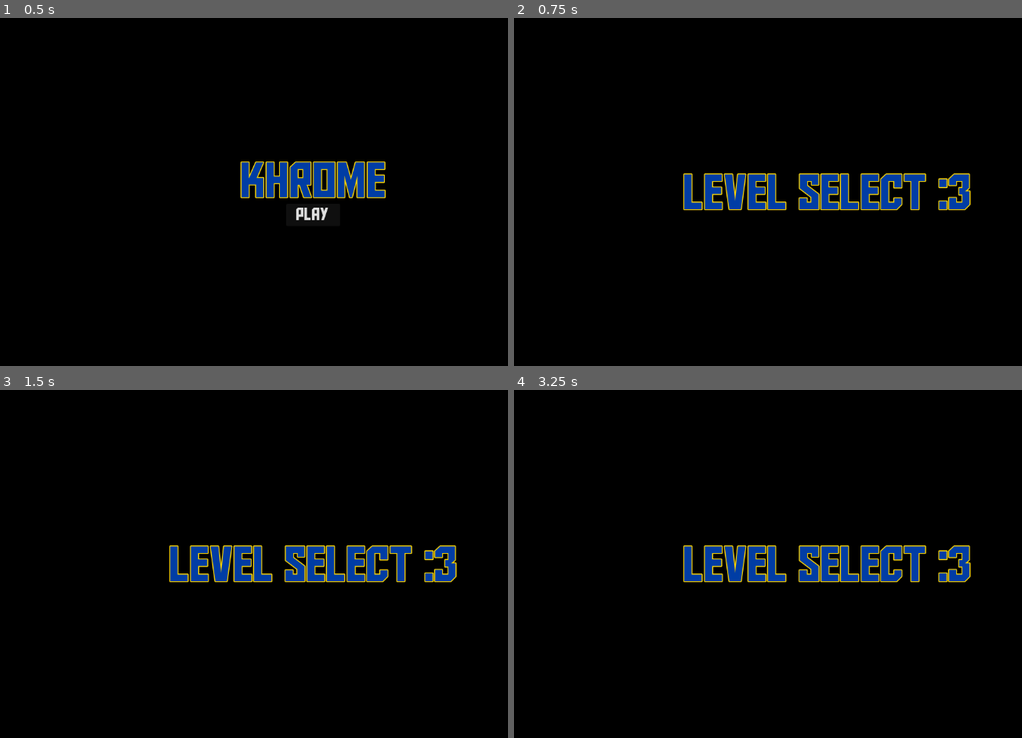
Above: before the commit, frames 1-4 (two rows, left to right).
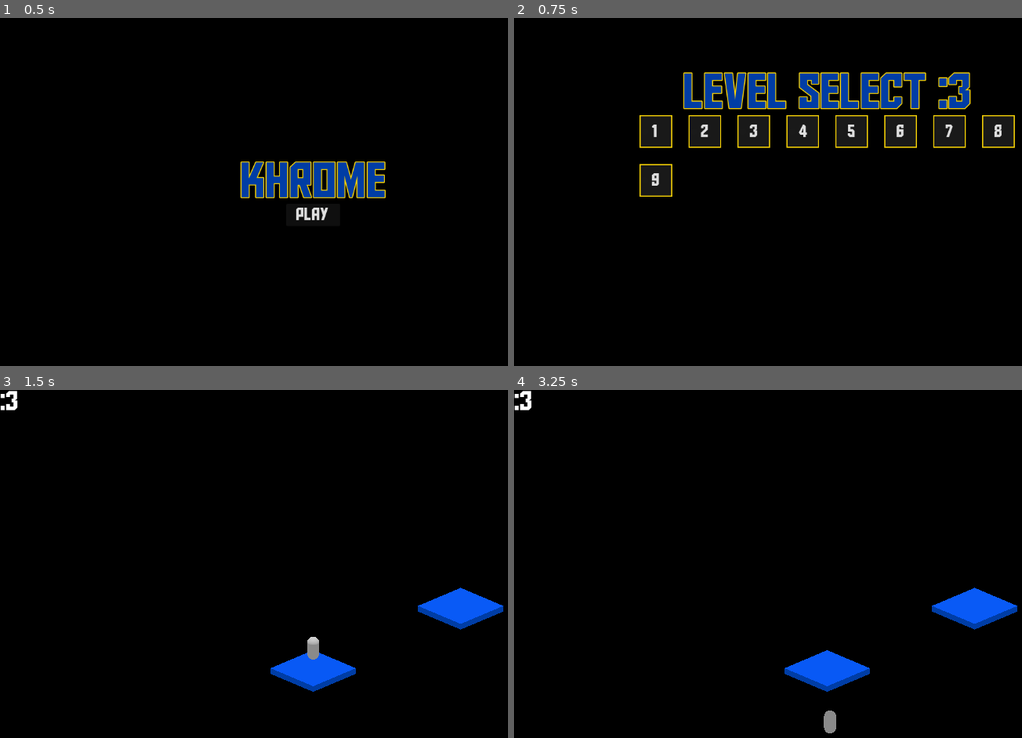
Above: after the commit, the same moments.

Repository: xelphyr/khrome
Game: Godot game, scene res://scenes/game.tscn
The game is run twice, just before and just after one commit, with the same random seed, the same clock (stepped at 60 frames per second) and the same inputs.
Inputs (mouse positions are in pixels of both pictures, inside the frame that each line leads up to):
- Up to frame 1 (0.5 s): no input
- Up to frame 2 (0.75 s): click "PLAY" at 0.5 s
- Up to frame 3 (1.5 s): click (142, 504) at 1.25 s, where only the run after the commit has a clickable "1"
- Up to frame 4 (3.25 s): tap Enter at 2 s; tap E (switch) at 2.1, 3.05 s; tap Space (jump) at 2.27, 2.75, 3.02 s; tap W (move_x+) at 2.85 s

Frame 1 is identical in both runs. In frame 2, 14% of the frame differs, in the area x 24-99%, y 15-56%; in frame 3, 6.7%; in frame 4, 6.7%.

Commit message:
Worked more on UI, adding a game ui, level selection ui, and their logic.

Diff:
--- a/assets/mats/gold.tres
+++ b/assets/mats/gold.tres
@@ -2,8 +2,5 @@
 
 [resource]
 albedo_color = Color(1, 0.84313726, 0, 1)
-metallic = 1.0
-metallic_specular = 1.0
-clearcoat_enabled = true
 clearcoat = 0.73
 clearcoat_roughness = 0.35
--- /dev/null
+++ b/assets/themes/level_select_button.tres
@@ -0,0 +1,30 @@
+[gd_resource type="Theme" load_steps=4 format=3 uid="uid://64swlkl603eh"]
+
+[sub_resource type="StyleBoxFlat" id="StyleBoxFlat_d0axt"]
+bg_color = Color(0.3217281, 0.32172793, 0.32172796, 1)
+border_width_left = 2
+border_width_top = 2
+border_width_right = 2
+border_width_bottom = 2
+border_color = Color(0.9607843, 0.81960785, 0.023529412, 1)
+
+[sub_resource type="StyleBoxFlat" id="StyleBoxFlat_qrhh3"]
+bg_color = Color(0.099985994, 0.09998601, 0.099985965, 1)
+border_width_left = 2
+border_width_top = 2
+border_width_right = 2
+border_width_bottom = 2
+border_color = Color(0.9607843, 0.81960785, 0.023529412, 1)
+
+[sub_resource type="StyleBoxFlat" id="StyleBoxFlat_m2ynr"]
+bg_color = Color(0.021434654, 0.021434627, 0.021434633, 1)
+border_width_left = 2
+border_width_top = 2
+border_width_right = 2
+border_width_bottom = 2
+border_color = Color(0.9607843, 0.81960785, 0.023529412, 1)
+
+[resource]
+Button/styles/hover = SubResource("StyleBoxFlat_d0axt")
+Button/styles/normal = SubResource("StyleBoxFlat_qrhh3")
+Button/styles/pressed = SubResource("StyleBoxFlat_m2ynr")
--- /dev/null
+++ b/misc/level_selection.tres
@@ -0,0 +1,3 @@
+[gd_resource type="ButtonGroup" format=3 uid="uid://dwjw0kphprbi3"]
+
+[resource]
--- a/project.godot
+++ b/project.godot
@@ -64,8 +64,3 @@
 "events": [Object(InputEventKey,"resource_local_to_scene":false,"resource_name":"","device":-1,"window_id":0,"alt_press …(192 unchanged characters)…
 ]
 }
-
-[rendering]
-
-renderer/rendering_method="gl_compatibility"
-renderer/rendering_method.mobile="gl_compatibility"
--- a/scenes/levels/1.tscn
+++ b/scenes/levels/1.tscn
@@ -6,7 +6,12 @@
 [ext_resource type="PackedScene" uid="uid://21qdq5puygj" path="res://scenes/obstacles/platform_gold.tscn" id="3_lnu2h"]
 [ext_resource type="Script" uid="uid://bqg1phvs0djqm" path="res://scripts/camera.gd" id="4_p57ef"]
 
-[node name="Node3D" type="Node3D"]
+[sub_resource type="Environment" id="Environment_0absb"]
+background_mode = 1
+ambient_light_source = 2
+ambient_light_color = Color(1, 1, 1, 1)
+
+[node name="1" type="Node3D"]
 
 [node name="Player" parent="." instance=ExtResource("1_yqjtg")]
 
@@ -19,6 +24,7 @@
 [node name="Camera3D" parent="." instance=ExtResource("3_iywne")]
 transform = Transform3D(0.7071067, -0.2988362, 0.64085627, 0, 0.9063077, 0.42261824, -0.7071067, -0.2988362, 0.64085627, 50, 40.333, 50)
 cull_mask = 1047553
+environment = SubResource("Environment_0absb")
 script = ExtResource("4_p57ef")
 
 [node name="Sun" type="DirectionalLight3D" parent="."]
--- /dev/null
+++ b/scenes/ui/game.tscn
@@ -0,0 +1,16 @@
+[gd_scene format=3 uid="uid://di1ph75gpn1l"]
+
+[node name="GameMenu" type="Control"]
+layout_mode = 3
+anchors_preset = 15
+anchor_right = 1.0
+anchor_bottom = 1.0
+grow_horizontal = 2
+grow_vertical = 2
+
+[node name="Label" type="Label" parent="."]
+layout_mode = 0
+offset_right = 40.0
+offset_bottom = 14.0
+theme_override_font_sizes/font_size = 50
+text = ":3"
--- a/scenes/ui/level_select.tscn
+++ b/scenes/ui/level_select.tscn
@@ -1,4 +1,7 @@
-[gd_scene load_steps=3 format=3 uid="uid://bg6kthv7k7egy"]
+[gd_scene load_steps=5 format=3 uid="uid://bg6kthv7k7egy"]
+
+[ext_resource type="Script" uid="uid://dwirww2e32fhl" path="res://scripts/level_select_handler.gd" id="1_l0h45"]
+[ext_resource type="Theme" uid="uid://64swlkl603eh" path="res://assets/themes/level_select_button.tres" id="1_x15a5"]
 
 [sub_resource type="StyleBoxFlat" id="StyleBoxFlat_gugsm"]
 bg_color = Color(0, 0, 0, 1)
@@ -16,6 +19,7 @@
 anchor_bottom = 1.0
 grow_horizontal = 2
 grow_vertical = 2
+script = ExtResource("1_l0h45")
 
 [node name="PanelContainer" type="PanelContainer" parent="."]
 layout_mode = 1
@@ -42,3 +46,74 @@
 size_flags_horizontal = 4
 theme = SubResource("Theme_gugsm")
 text = "LEVEL SELECT :3"
+
+[node name="ButtonGrid" type="GridContainer" parent="PanelContainer/MarginContainer/VBoxContainer"]
+layout_mode = 2
+size_flags_horizontal = 4
+size_flags_vertical = 3
+theme_override_constants/h_separation = 30
+theme_override_constants/v_separation = 30
+columns = 8
+
+[node name="1" type="CheckBox" parent="PanelContainer/MarginContainer/VBoxContainer/ButtonGrid"]
+custom_minimum_size = Vector2(60, 60)
+layout_mode = 2
+theme = ExtResource("1_x15a5")
+theme_override_font_sizes/font_size = 32
+text = "1"
+
+[node name="2" type="CheckBox" parent="PanelContainer/MarginContainer/VBoxContainer/ButtonGrid"]
+custom_minimum_size = Vector2(60, 60)
+layout_mode = 2
+theme = ExtResource("1_x15a5")
+theme_override_font_sizes/font_size = 32
+text = "2"
+
+[node name="3" type="CheckBox" parent="PanelContainer/MarginContainer/VBoxContainer/ButtonGrid"]
+custom_minimum_size = Vector2(60, 60)
+layout_mode = 2
+theme = ExtResource("1_x15a5")
+theme_override_font_sizes/font_size = 32
+text = "3"
+
+[node name="4" type="CheckBox" parent="PanelContainer/MarginContainer/VBoxContainer/ButtonGrid"]
+custom_minimum_size = Vector2(60, 60)
+layout_mode = 2
+theme = ExtResource("1_x15a5")
+theme_override_font_sizes/font_size = 32
+text = "4"
+
+[node name="5" type="CheckBox" parent="PanelContainer/MarginContainer/VBoxContainer/ButtonGrid"]
+custom_minimum_size = Vector2(60, 60)
+layout_mode = 2
+theme = ExtResource("1_x15a5")
+theme_override_font_sizes/font_size = 32
+text = "5"
+
+[node name="6" type="CheckBox" parent="PanelContainer/MarginContainer/VBoxContainer/ButtonGrid"]
+custom_minimum_size = Vector2(60, 60)
+layout_mode = 2
+theme = ExtResource("1_x15a5")
+theme_override_font_sizes/font_size = 32
+text = "6"
+
+[node name="7" type="CheckBox" parent="PanelContainer/MarginContainer/VBoxContainer/ButtonGrid"]
+custom_minimum_size = Vector2(60, 60)
+layout_mode = 2
+theme = ExtResource("1_x15a5")
+theme_override_font_sizes/font_size = 32
+text = "7"
+
+[node name="8" type="CheckBox" parent="PanelContainer/MarginContainer/VBoxContainer/ButtonGrid"]
+custom_minimum_size = Vector2(60, 60)
+layout_mode = 2
+theme = ExtResource("1_x15a5")
+theme_override_font_sizes/font_size = 32
+text = "8"
+
+[node name="9" type="CheckBox" parent="PanelContainer/MarginContainer/VBoxContainer/ButtonGrid"]
+custom_minimum_size = Vector2(60, 60)
+layout_mode = 2
+theme = ExtResource("1_x15a5")
+theme_override_font_sizes/font_size = 32
+text = "9"
--- a/scenes/ui_manager.tscn
+++ b/scenes/ui_manager.tscn
@@ -1,10 +1,12 @@
-[gd_scene load_steps=4 format=3 uid="uid://kg2op7xdq4ut"]
+[gd_scene load_steps=5 format=3 uid="uid://kg2op7xdq4ut"]
 
 [ext_resource type="Script" uid="uid://c2dxk08iuoorv" path="res://scripts/ui_manager.gd" id="1_rwj1f"]
 [ext_resource type="PackedScene" uid="uid://ddpnf43bo8a5j" path="res://scenes/ui/splash_screen.tscn" id="2_iku3t"]
 [ext_resource type="PackedScene" uid="uid://bg6kthv7k7egy" path="res://scenes/ui/level_select.tscn" id="3_reske"]
+[ext_resource type="PackedScene" uid="uid://di1ph75gpn1l" path="res://scenes/ui/game.tscn" id="4_j2mt3"]
 
 [node name="UIManager" type="CanvasLayer"]
 script = ExtResource("1_rwj1f")
 splash = ExtResource("2_iku3t")
 level_select = ExtResource("3_reske")
+game = ExtResource("4_j2mt3")
--- a/scripts/event_bus.gd
+++ b/scripts/event_bus.gd
@@ -1,7 +1,7 @@
 extends Node
 
 signal play
-signal level_selected
+signal level_selected(level: int)
 
-
+## Gameplay: Switch between the blue and gold states.
 signal switch_to(state: int)
--- a/scripts/game_manager.gd
+++ b/scripts/game_manager.gd
@@ -1,8 +1,18 @@
 extends Node
 
 @export var curr_state : int = 1
+@export var levels : Dictionary[int, PackedScene] = {
+	1: preload("res://scenes/levels/1.tscn")
+}
 
-func _process(delta: float) -> void:
-    if Input.is_action_just_pressed("switch"):
-        curr_state = (curr_state)%2+1
-        EventBus.switch_to.emit(curr_state)
+func _ready() -> void:
+	EventBus.level_selected.connect(_load_level)
+
+func _process(_delta: float) -> void:
+	if Input.is_action_just_pressed("switch"):
+		curr_state = (curr_state)%2+1
+		EventBus.switch_to.emit(curr_state)
+
+func _load_level(level: int):
+	var loaded_level = levels[level].instantiate()
+	get_tree().current_scene.call_deferred("add_child", loaded_level)
--- /dev/null
+++ b/scripts/level_select_handler.gd
@@ -0,0 +1,15 @@
+extends Control
+
+
+@onready var button_grid = $"PanelContainer/MarginContainer/VBoxContainer/ButtonGrid"
+var level_select_buttons : ButtonGroup = ButtonGroup.new()
+
+func _ready() -> void:
+	for button in button_grid.get_children():
+		button.button_group = level_select_buttons
+	level_select_buttons.pressed.connect(_level_selected)
+
+func _level_selected(button: BaseButton):
+	print("level selected: ", button.name)
+	EventBus.level_selected.emit(button.name.to_int())
+	get_parent().call("change_state", Enum.UIState.GAME)
--- a/scripts/ui_manager.gd
+++ b/scripts/ui_manager.gd
@@ -14,8 +14,8 @@
 
 func change_state(to: Enum.UIState):
 	state = to
-	if get_child_count() > 0:
-		get_child(0).queue_free()
+	for child in get_children(true):
+		child.queue_free()
 	match to:
 		Enum.UIState.SPLASH:
 			var instance = splash.instantiate()
Not shown: 1 places in scenes/levels/1.tscn that only renumber resources
Not shown, added: scripts/level_select_handler.gd.uid
